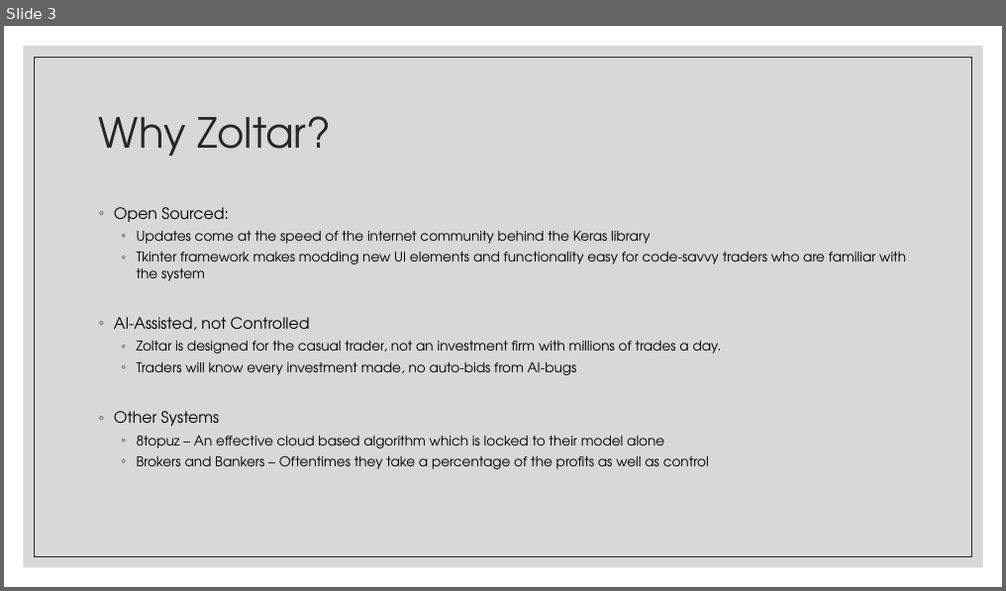
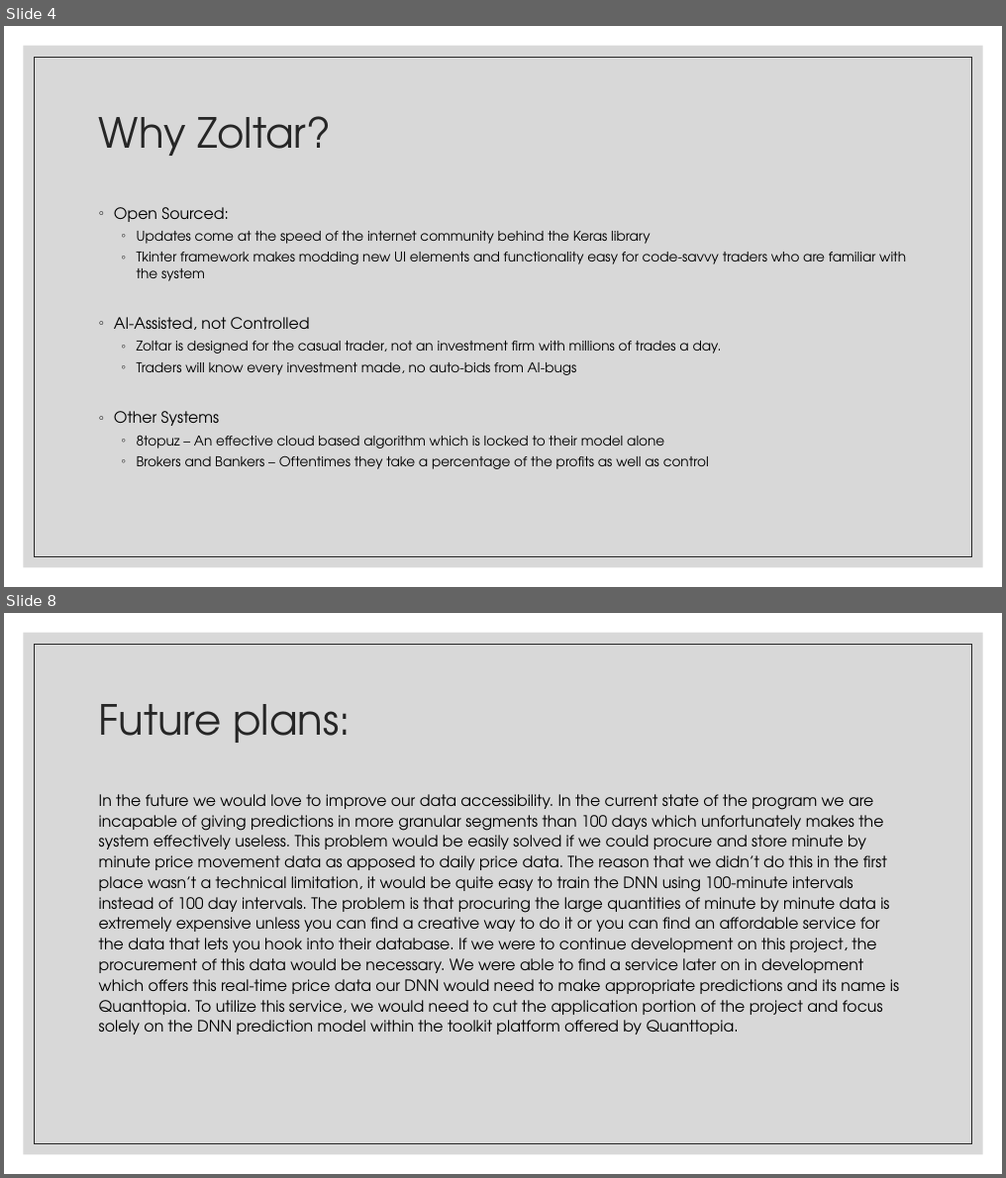
Before and after one commit to gmgoodale/Team19-Zoltar-Stock-Trader, a slide deck: Presentation/Zoltar Stock App.pptx. Shown one above the other, each under a label of ours: slide 3 before the commit, slides 4 and 8 after it; the slides between them are not shown. The pictures are 1006x591 and 1006x1178 pixels, drawn with LibreOffice and Linux fonts; fonts in the diff are those of the drawing. Boxes give left, top, right and bottom in pixels: in the first picture for what was removed or moved away, otherwise in the second. Text is boxed around its words. In the diff, an @@ line names an element or a change of style, - is before the commit and + after.

```diff
--- a/Presentation/Zoltar Stock App.pptx
+++ b/Presentation/Zoltar Stock App.pptx
@@ slide 8 added at (4,613,1002,1174), background #FFFFFF; not listed: 2 template elements that a slide beside it also shows @@
@@ title added at (99,704,350,743), 40 pt, text #262626 @@
+Future plans:
@@ text added at (99,794,899,1035), 15 pt, text #000000 @@
+In the future we would love to improve our data accessibility. In the current state of the program we are incapable of giving predictions in more granular segments than 100 days which unfortunately makes the system effectively useless. This problem would be easily solved if we could procure and store minute by minute price movement data as apposed to daily price data. The reason that we didn’t do this in the first place wasn’t a technical limitation, it would be quite easy to train the DNN using 100-minute intervals instead of 100 day intervals. The problem is that procuring the large quantities of minute by minute data is extremely expensive unless you can find a creative way to do it or you can find an affordable service for the data that lets you hook into their database. If we were to continue development on this project, the procurement of this data would be necessary. We were able to find a service later on in development which offers this real-time price data our DNN would need to make appropriate predictions and its name is Quanttopia. To utilize this service, we would need to cut the application portion of the project and focus solely on the DNN prediction model within the toolkit platform offered by Quanttopia.
@@ what was slide 3 is now slide 4 @@
```
Also in this commit, not shown: 2 slides changed, 2 other slides added.
